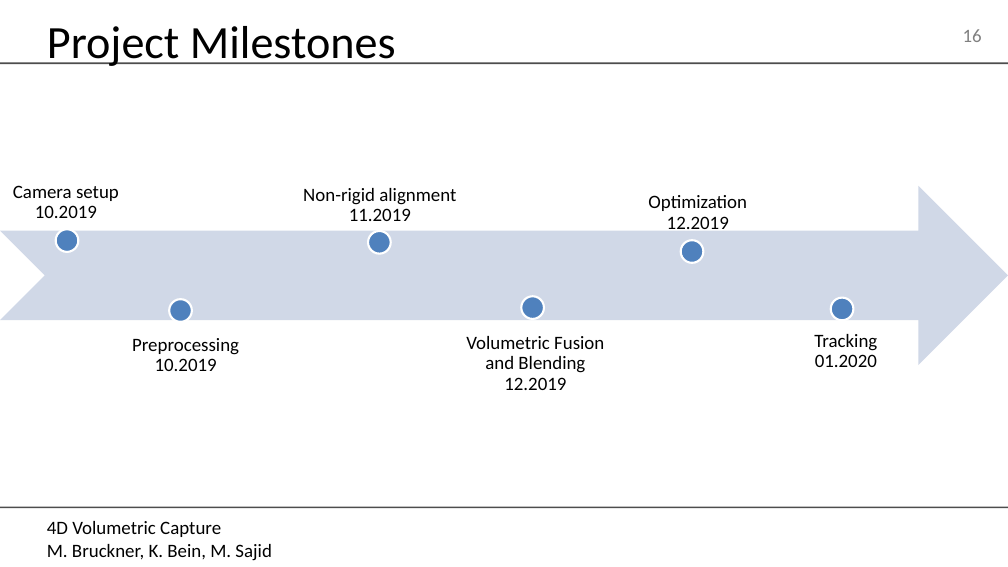
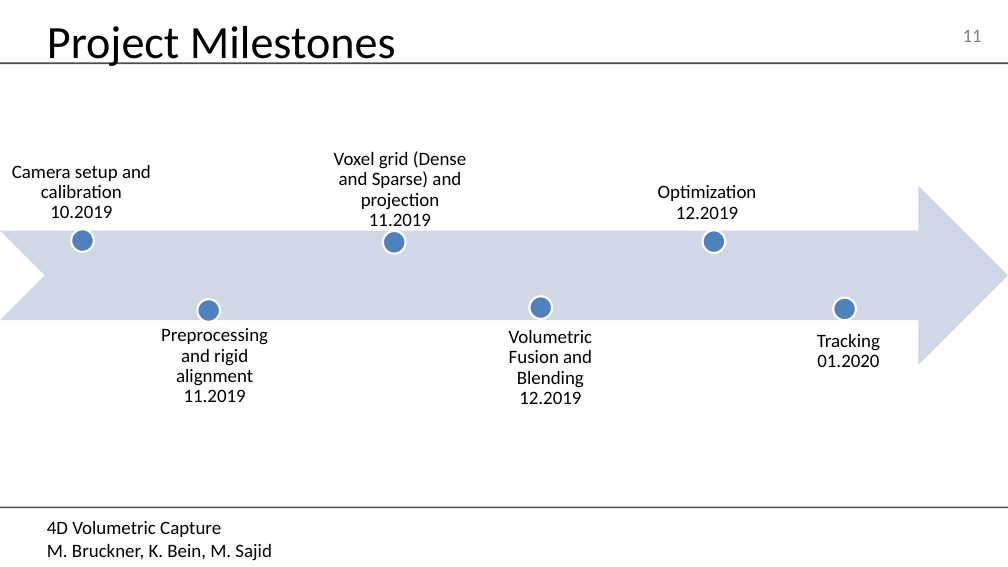
Before and after one commit to MarcelBruckner-TUMProjects/Volumetric-Fusion, a slide deck: slide 11 of Presentations/24.10.2019.pptx (slide 16 before the commit). Drawn at 1008x567 pixels with LibreOffice and Linux fonts; fonts in the diff are those of the drawing; background and template pictures are left out. Boxes give left, top, right and bottom in pixels: in the first picture for what was removed or moved away, otherwise in the second. Text is boxed around its words. In the diff, an @@ line names an element or a change of style, - is before the commit and + after.

Commit message:
Updated presentation

```diff
--- a/Presentations/24.10.2019.pptx
+++ b/Presentations/24.10.2019.pptx
@@ page number at box(963, 30, 982, 42): text changed @@
-16
+11
@@ text at box(12, 165, 151, 198): text changed @@
-Camera setup
+Camera setup and calibration
@@ text added at box(334, 151, 466, 232), 18 pt, text #000000 @@
+Voxel grid (Dense and Sparse) and projection
+11.2019
@@ text "Optimization" rewrapped from box(648, 195, 747, 234) to box(658, 185, 757, 219) @@
@@ text removed at box(303, 188, 456, 221) @@
-Non-rigid alignment
-11.2019
@@ ellipse: place and size @@
-ellipse at box(56, 229, 79, 252)
+ellipse at box(71, 229, 94, 252)
@@ ellipse: place and size @@
-ellipse at box(368, 231, 391, 254)
+ellipse at box(383, 231, 405, 254)
@@ ellipse: place and size @@
-ellipse at box(681, 240, 703, 263)
+ellipse at box(702, 231, 725, 253)
@@ ellipse: place and size @@
-ellipse at box(169, 299, 192, 322)
+ellipse at box(197, 299, 220, 322)
@@ ellipse: place and size @@
-ellipse at box(522, 296, 544, 319)
+ellipse at box(529, 296, 552, 319)
@@ text at box(161, 328, 268, 402): text changed @@
-Preprocessing
-10.2019
+Preprocessing and rigid alignment
+11.2019
@@ text "Volumetric Fusion and Blending" rewrapped from box(466, 336, 604, 390) to box(509, 330, 593, 404) @@
```
Also in this commit, not shown: 1 other slide changed, 3 slides added, 8 slides removed.
